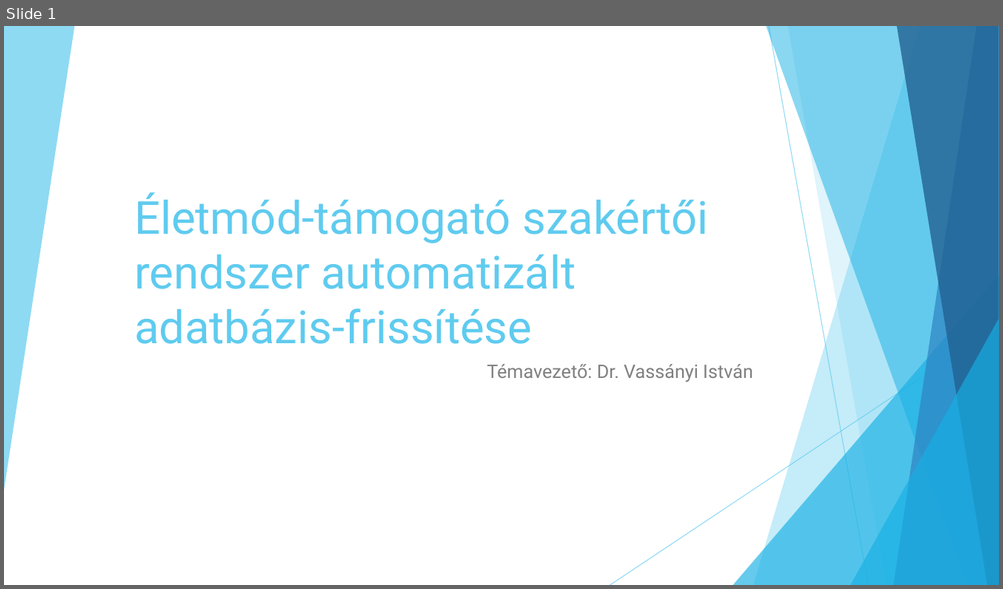
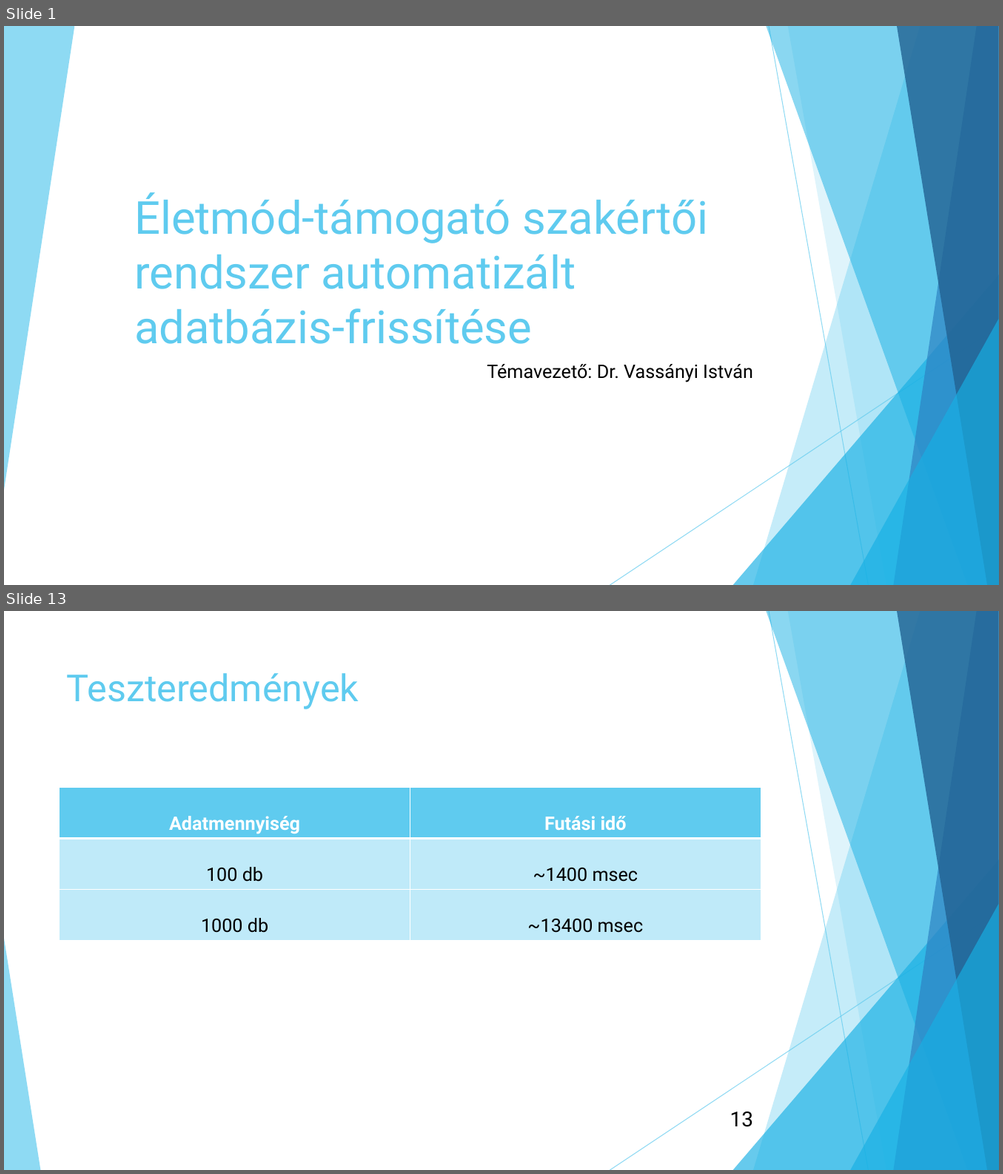
Before and after one commit to tobikjanos/Mernoki_tervezes, a slide deck: 01_MASTER/01_Doc/Szakdolgozat_prezentáció.pptx. Shown one above the other, each under a label of ours: slide 1 before the commit, slides 1 and 13 after it; the slides between them are not shown. The pictures are 1003x589 and 1003x1174 pixels, drawn with LibreOffice and Linux fonts; fonts in the diff are those of the drawing. Boxes give left, top, right and bottom in pixels: in the first picture for what was removed or moved away, otherwise in the second. Text is boxed around its words. In the diff, an @@ line names an element or a change of style, - is before the commit and + after.

```diff
--- a/01_MASTER/01_Doc/Szakdolgozat_prezentáció.pptx
+++ b/01_MASTER/01_Doc/Szakdolgozat_prezentáció.pptx
@@ slide 13 added at box(4, 611, 999, 1170), background #FFFFFF; not listed: 9 template elements that a slide beside it also shows @@
@@ title added at box(67, 673, 359, 709), 36 pt, text #5FCBEF @@
+Teszteredmények
@@ table added at box(60, 787, 760, 944), 3 rows, 2 columns @@
+Adatmennyiség | Futási idő
+100 db | ~1400 msec
+1000 db | ~13400 msec
@@ triangle added at box(4, 939, 40, 1170), fill #5FCBEF at 70% opacity @@
@@ page number added at box(730, 1111, 753, 1128), 20 pt, text #000000 @@
+13
@@ slide 1 changed as well @@
@@ subtitle "Témavezető: Dr. Vassányi István" at box(486, 364, 753, 383): text colour #808080 to #000000 @@
```
Also in this commit, not shown: 12 other slides added, 3 other files.
